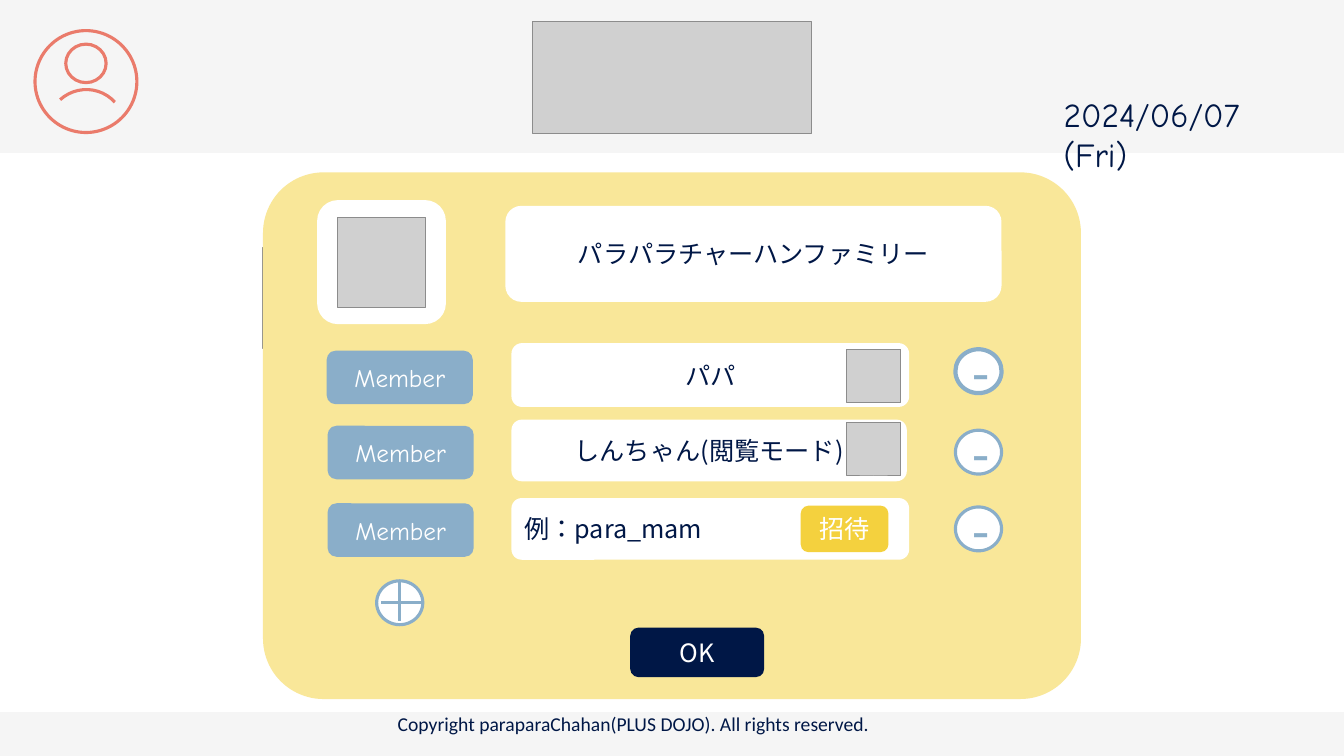
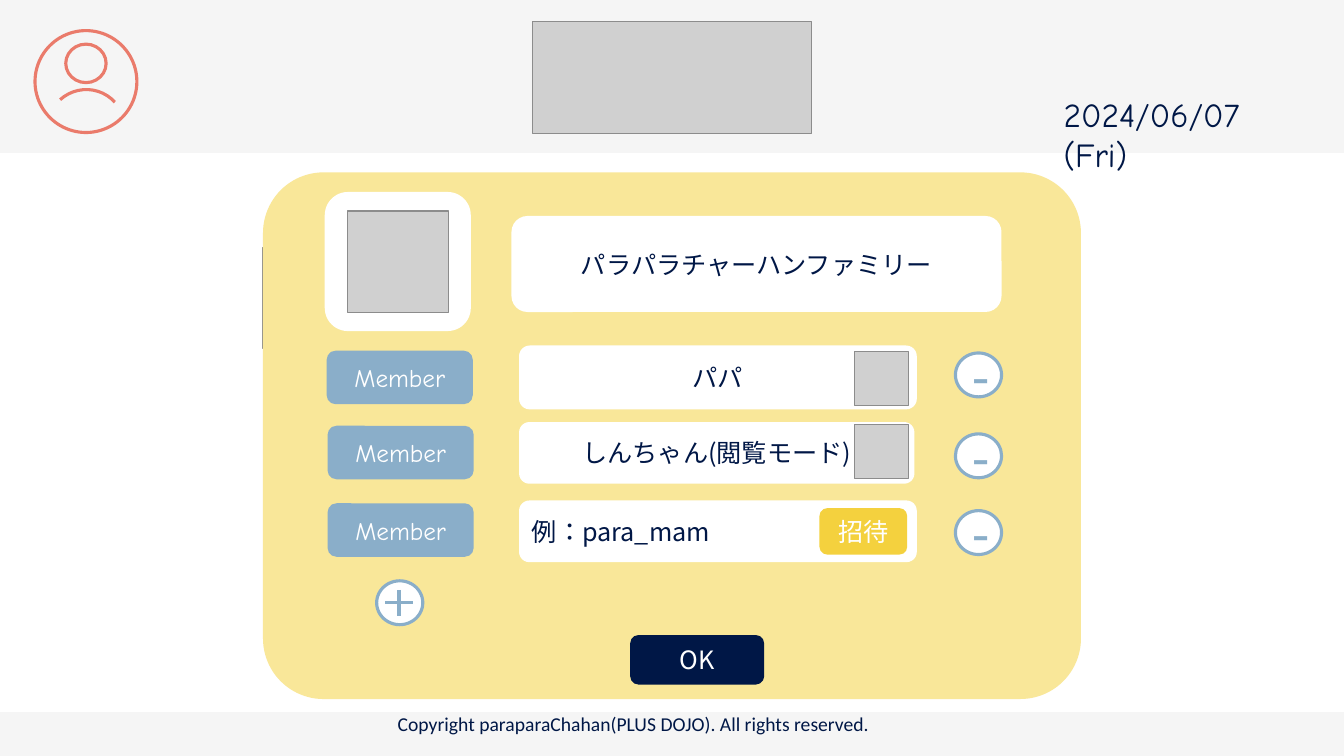
Before and after one commit to plusdojo2024/C2, a slide deck: slide 9 of doc/13_外部設計/famiLink 画面デザイン.pptx. Drawn at 1344x756 pixels with LibreOffice and Linux fonts; fonts in the diff are those of the drawing; grey boxes stand for pictures. Boxes give left, top, right and bottom in pixels: in the first picture for what was removed or moved away, otherwise in the second. Text is boxed around its words. In the diff, an @@ line names an element or a change of style, - is before the commit and + after.

```diff
--- a/doc/13_外部設計/famiLink 画面デザイン.pptx
+++ b/doc/13_外部設計/famiLink 画面デザイン.pptx
@@ rounded rectangle: place and size @@
-rounded rectangle at [318, 201, 447, 325]
+rounded rectangle at [325, 192, 471, 331]
@@ picture: place and size @@
-picture at [337, 217, 425, 307]
+picture at [348, 211, 449, 312]
@@ rounded rectangle "パラパラチャーハンファミリー": place and size @@
-rounded rectangle "パラパラチャーハンファミリー" at [505, 206, 1001, 301]
+rounded rectangle "パラパラチャーハンファミリー" at [511, 216, 1001, 312]
@@ 2 ellipses, 1 rounded rectangle: place and size @@
-2 ellipses, 1 rounded rectangle at [630, 349, 1002, 678]
+2 ellipses, 1 rounded rectangle at [630, 353, 1002, 685]
@@ ellipse "-" at [956, 353, 1002, 397]: outline #8AAEC9 3 pt to #8AAEC9 2.25 pt @@
@@ picture: place and size @@
-picture at [847, 422, 900, 476]
+picture at [855, 424, 908, 478]
@@ 3 rounded rectangles, 1 picture: place and size @@
-3 rounded rectangles, 1 picture at [511, 343, 909, 560]
+3 rounded rectangles, 1 picture at [519, 346, 918, 563]
@@ rounded rectangle "招待": place and size @@
-rounded rectangle "招待" at [801, 506, 888, 553]
+rounded rectangle "招待" at [820, 508, 907, 555]
@@ line moved from (400, 582) - (400, 621) to (399, 590) - (399, 616) @@
@@ line moved from (381, 603) - (422, 603) to (385, 603) - (413, 603) @@
```
Also in this commit, not shown: 17 other slides changed, 5 slides added, 1 slide removed.
